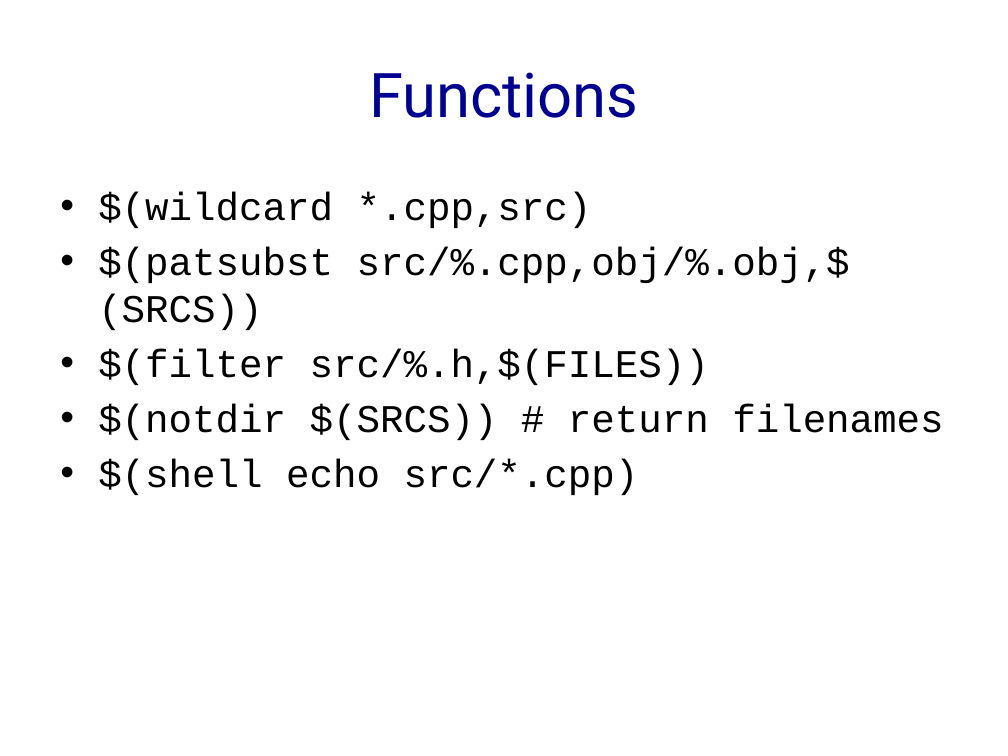
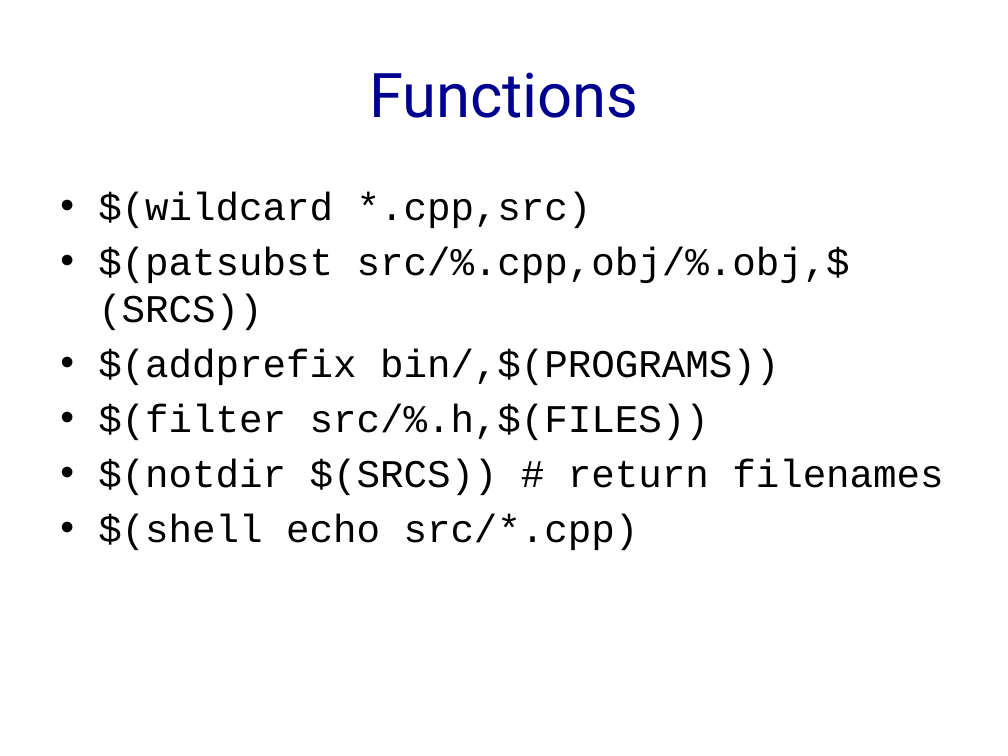
Before and after one commit to h8liu-archives/making-makefiles, a slide deck: slide 20 of slides.pptx. Drawn at 1008x756 pixels with LibreOffice and Linux fonts; fonts in the diff are those of the drawing. Boxes give left, top, right and bottom in pixels: in the first picture for what was removed or moved away, otherwise in the second. Text is boxed around its words. In the diff, an @@ line names an element or a change of style, - is before the commit and + after.

```diff
--- a/slides.pptx
+++ b/slides.pptx
@@ text at [98,349,779,385]: paragraph added @@
+• $(addprefix bin/,$(PROGRAMS))
```
Also in this commit, not shown: 1 other slide changed.
